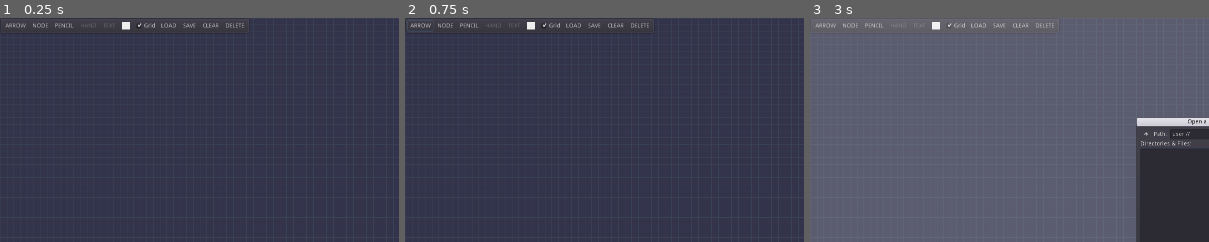
Above: before the commit, frames 1-3 (left to right).
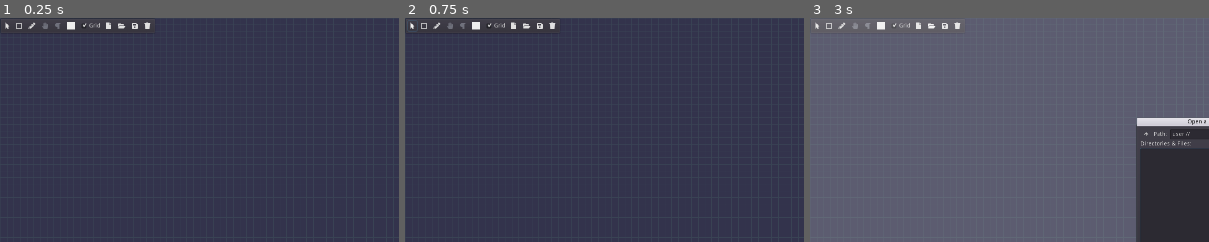
Above: after the commit, the same moments.

Repository: tangentstorm/fnarbmlyx
Game: Godot game, scene res://gslib/GsApp.tscn
Same seed, same stepped clock (60 frames per second), same inputs: the game is played once before the commit and once after it.
Inputs:
- Up to frame 1 (0.25 s): no input
- Up to frame 2 (0.75 s): click "ARROW" (after the commit: "") at 0.5 s
- Up to frame 3 (3 s): click "NODE" (after the commit: "") at 1.25 s; click "PENCIL" (after the commit: "") at 2 s; click "LOAD" (after the commit: "") at 2.75 s
The pictures show only the part of the screen within x 0-50%, y 0-50%; the shares and areas given below are measured in that part.

The runs differ from the first frame. In frame 1, 0.8% of the frame differs, in the area x 1-63%, y 0-6%; in frame 2, 0.8%, in the area x 1-63%, y 0-7%; in frame 3, 0.7%.

Commit message:
fontawesome for toolbar icons

Diff:
--- a/ASTNode.tscn
+++ b/ASTNode.tscn
@@ -1,7 +1,7 @@
 [gd_scene load_steps=3 format=2]
 
 [ext_resource path="res://ASTNode.gd" type="Script" id=1]
-[ext_resource path="res://fonts/noto_font.tres" type="DynamicFont" id=2]
+[ext_resource path="res://fonts/noto-font.tres" type="DynamicFont" id=2]
 
 [node name="ASTNode" type="Container"]
 margin_right = 40.0
--- /dev/null
+++ b/fonts/fa-regular-font.tres
@@ -0,0 +1,6 @@
+[gd_resource type="DynamicFont" load_steps=2 format=2]
+
+[ext_resource path="res://fonts/Font Awesome 5 Free-Regular-400.otf" type="DynamicFontData" id=1]
+
+[resource]
+font_data = ExtResource( 1 )
--- /dev/null
+++ b/fonts/fa-solid-font.tres
@@ -0,0 +1,6 @@
+[gd_resource type="DynamicFont" load_steps=2 format=2]
+
+[ext_resource path="res://fonts/Font Awesome 5 Free-Solid-900.otf" type="DynamicFontData" id=1]
+
+[resource]
+font_data = ExtResource( 1 )
--- a/gslib/GsApp.tscn
+++ b/gslib/GsApp.tscn
@@ -10,6 +10,8 @@
 [ext_resource path="res://gslib/GsApp.gd" type="Script" id=8]
 [ext_resource path="res://gslib/tools/GsMouseToolButton.gd" type="Script" id=9]
 [ext_resource path="res://gslib/GsHandle.gd" type="Script" id=10]
+[ext_resource path="res://fonts/fa-regular-font.tres" type="DynamicFont" id=11]
+[ext_resource path="res://fonts/fa-solid-font.tres" type="DynamicFont" id=12]
 
 [sub_resource type="ButtonGroup" id=1]
 
@@ -183,7 +185,7 @@
 }
 
 [node name="toolbar" type="PanelContainer" parent="."]
-margin_right = 539.0
+margin_right = 374.0
 margin_bottom = 38.0
 input_pass_on_modal_close_click = false
 __meta__ = {
@@ -194,17 +196,19 @@
 [node name="hbox" type="HBoxContainer" parent="toolbar"]
 margin_left = 7.0
 margin_top = 7.0
-margin_right = 593.0
+margin_right = 367.0
 margin_bottom = 31.0
 __meta__ = {
 "_edit_use_anchors_": false
 }
 
 [node name="arrow" type="ToolButton" parent="toolbar/hbox"]
-margin_right = 61.0
-margin_bottom = 24.0
+margin_right = 22.0
+margin_bottom = 24.0
+hint_tooltip = "Arrow tool"
+custom_fonts/font = ExtResource( 12 )
 group = SubResource( 1 )
-text = "ARROW"
+text = ""
 script = ExtResource( 9 )
 __meta__ = {
 "_edit_use_anchors_": false
@@ -212,10 +216,12 @@
 tool_script = ExtResource( 6 )
 
 [node name="node" type="ToolButton" parent="toolbar/hbox"]
-margin_left = 65.0
-margin_right = 115.0
-margin_bottom = 24.0
-text = "NODE"
+margin_left = 26.0
+margin_right = 52.0
+margin_bottom = 24.0
+hint_tooltip = "Node tool"
+custom_fonts/font = ExtResource( 11 )
+text = ""
 script = ExtResource( 9 )
 __meta__ = {
 "_edit_use_anchors_": false
@@ -223,10 +229,12 @@
 tool_script = ExtResource( 4 )
 
 [node name="pencil" type="ToolButton" parent="toolbar/hbox"]
-margin_left = 119.0
-margin_right = 176.0
-margin_bottom = 24.0
-text = "PENCIL"
+margin_left = 56.0
+margin_right = 84.0
+margin_bottom = 24.0
+hint_tooltip = "Pencil tool"
+custom_fonts/font = ExtResource( 12 )
+text = ""
 script = ExtResource( 9 )
 __meta__ = {
 "_edit_use_anchors_": false
@@ -234,27 +242,30 @@
 tool_script = ExtResource( 3 )
 
 [node name="hand" type="ToolButton" parent="toolbar/hbox"]
-margin_left = 180.0
-margin_right = 231.0
-margin_bottom = 24.0
+margin_left = 88.0
+margin_right = 114.0
+margin_bottom = 24.0
+hint_tooltip = "Hand tool"
+custom_fonts/font = ExtResource( 12 )
 disabled = true
-text = "HAND"
+text = ""
 script = ExtResource( 9 )
 
 [node name="text" type="ToolButton" parent="toolbar/hbox"]
-margin_left = 235.0
-margin_right = 276.0
-margin_bottom = 24.0
+margin_left = 118.0
+margin_right = 144.0
+margin_bottom = 24.0
+custom_fonts/font = ExtResource( 12 )
 disabled = true
-text = "TEXT"
+text = ""
 script = ExtResource( 9 )
 __meta__ = {
 "_edit_use_anchors_": false
 }
 
 [node name="color" type="ColorPickerButton" parent="toolbar/hbox"]
-margin_left = 280.0
-margin_right = 311.0
+margin_left = 148.0
+margin_right = 179.0
 margin_bottom = 24.0
 hint_tooltip = "Fill  Color"
 size_flags_horizontal = 0
@@ -263,8 +274,8 @@
 color = Color( 0.933333, 0.933333, 0.933333, 1 )
 
 [node name="grid" type="CheckBox" parent="toolbar/hbox"]
-margin_left = 315.0
-margin_right = 370.0
+margin_left = 183.0
+margin_right = 238.0
 margin_bottom = 24.0
 pressed = true
 text = "Grid"
@@ -272,32 +283,39 @@
 "_edit_use_anchors_": false
 }
 
+[node name="clear" type="Button" parent="toolbar/hbox"]
+margin_left = 242.0
+margin_right = 266.0
+margin_bottom = 24.0
+custom_fonts/font = ExtResource( 12 )
+text = ""
+flat = true
+
 [node name="load" type="Button" parent="toolbar/hbox"]
-margin_left = 374.0
-margin_right = 423.0
-margin_bottom = 24.0
-text = "LOAD"
+margin_left = 270.0
+margin_right = 300.0
+margin_bottom = 24.0
+hint_tooltip = "Load"
+custom_fonts/font = ExtResource( 12 )
+text = ""
 flat = true
 
 [node name="save" type="Button" parent="toolbar/hbox"]
-margin_left = 427.0
-margin_right = 470.0
-margin_bottom = 24.0
-text = "SAVE"
-flat = true
-
-[node name="clear" type="Button" parent="toolbar/hbox"]
-margin_left = 474.0
-margin_right = 525.0
-margin_bottom = 24.0
-text = "CLEAR"
+margin_left = 304.0
+margin_right = 330.0
+margin_bottom = 24.0
+hint_tooltip = "Save"
+custom_fonts/font = ExtResource( 12 )
+text = ""
 flat = true
 
 [node name="delete" type="Button" parent="toolbar/hbox"]
-margin_left = 529.0
-margin_right = 586.0
-margin_bottom = 24.0
-text = "DELETE"
+margin_left = 334.0
+margin_right = 360.0
+margin_bottom = 24.0
+hint_tooltip = "delete"
+custom_fonts/font = ExtResource( 12 )
+text = ""
 flat = true
 
 [node name="fog" type="ColorRect" parent="."]
--- a/gslib/GsNode.gd
+++ b/gslib/GsNode.gd
@@ -1,7 +1,7 @@
 tool class_name GsNode extends GsBase
 func get_class_name(): return "GsNode"
 
-const NOTO = preload("res://fonts/noto_font.tres")
+const NOTO = preload("res://fonts/noto-font.tres")
 
 enum SHAPE { DISK, RECT }
 export(SHAPE) var shape = SHAPE.RECT setget _set_shape
--- a/project.godot
+++ b/project.godot
@@ -49,7 +49,7 @@
 "language": "GDScript",
 "path": "res://gslib/GsMouse.gd"
 }, {
-"base": "Reference",
+"base": "Node",
 "class": "GsMouseTool",
 "language": "GDScript",
 "path": "res://gslib/tools/GsMouseTool.gd"
Binary file added: fonts/Font Awesome 5 Free-Regular-400.otf
Binary file added: fonts/Font Awesome 5 Free-Solid-900.otf
Renamed: fonts/noto_font.tres -> fonts/noto-font.tres
Not shown: 2 places in gslib/GsApp.tscn that only renumber resources
